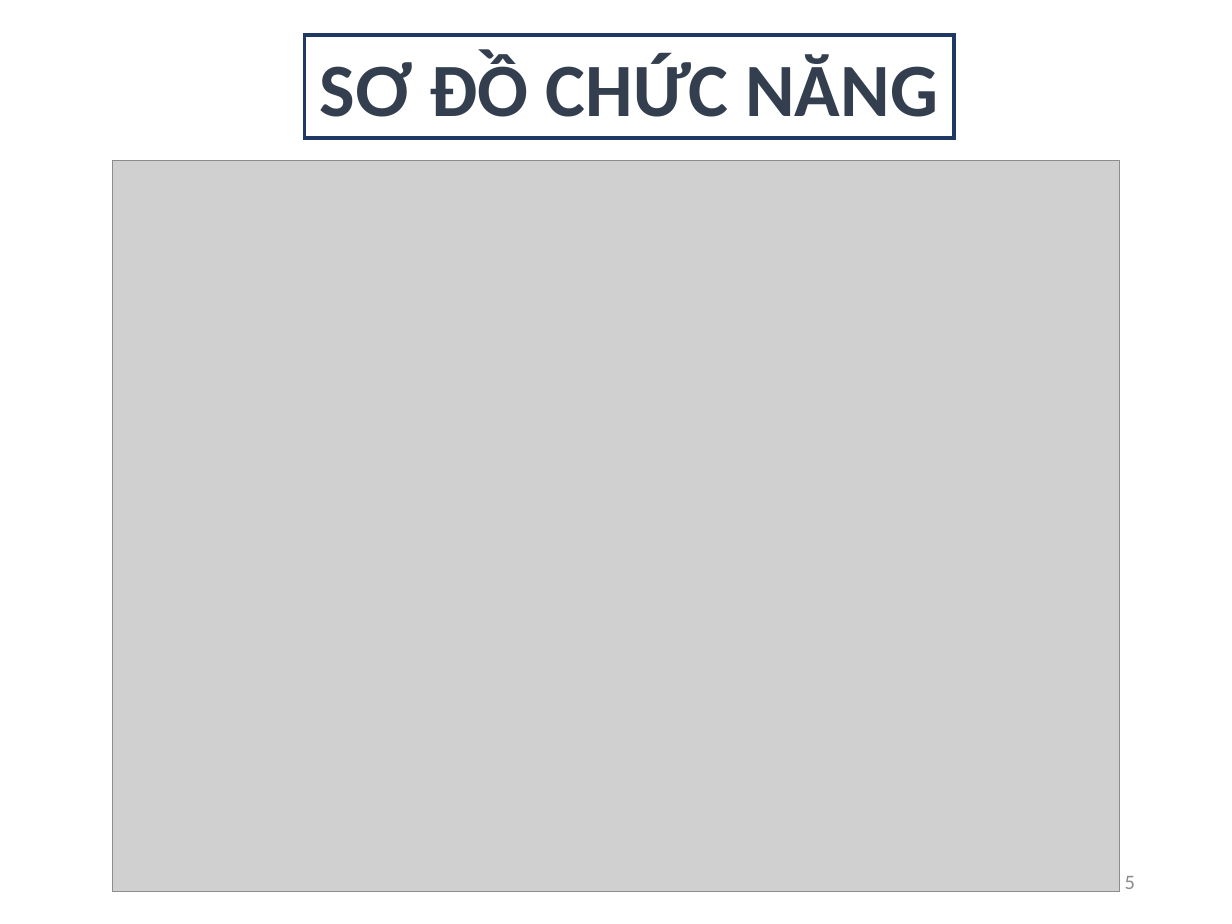
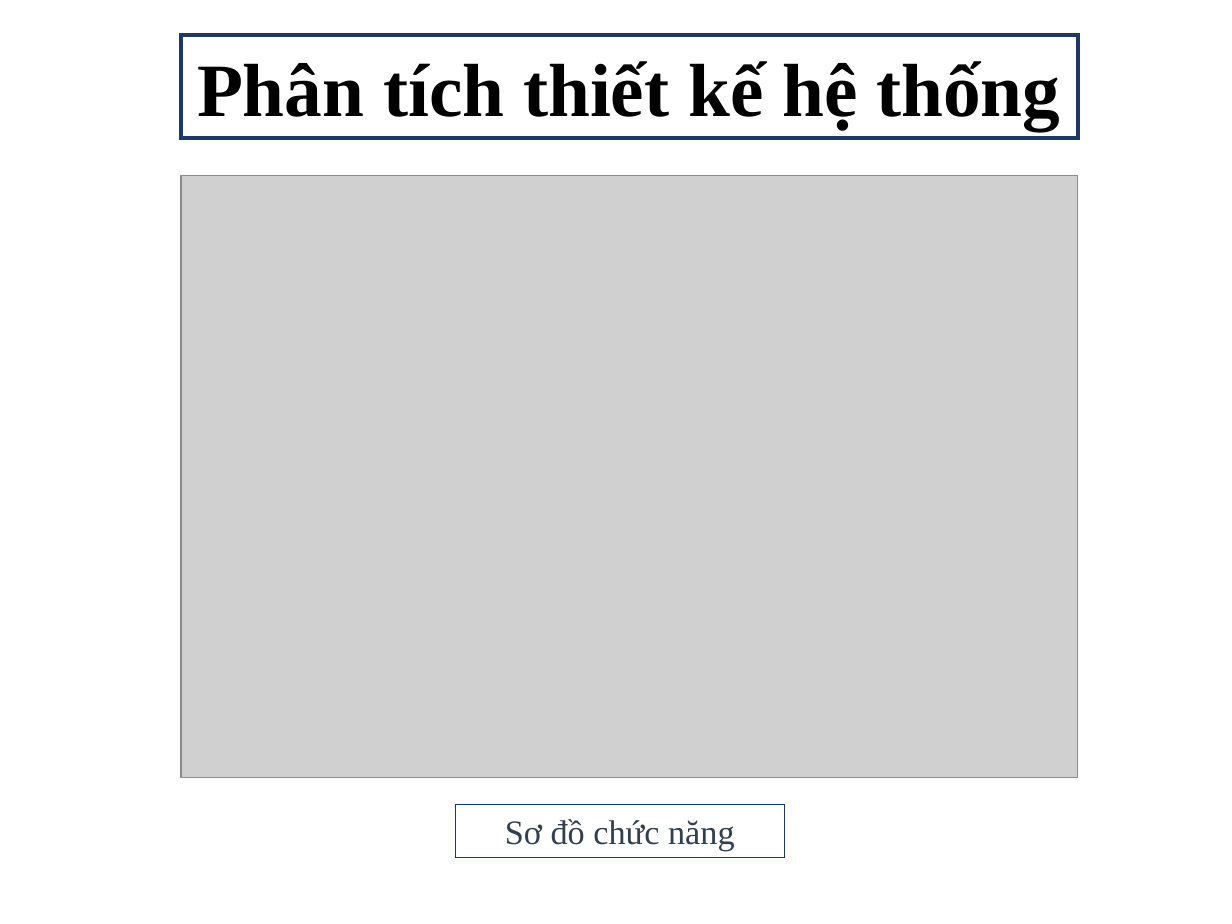
Before and after one commit to thienthanoliver/STU-luan-van-2017, a slide deck: slide 8 of BBBBBBBBBBBBB.pptx (slide 5 before the commit). Drawn at 1232x924 pixels with LibreOffice and Linux fonts; fonts in the diff are those of the drawing; grey boxes stand for pictures; background and template pictures are left out. Boxes give left, top, right and bottom in pixels: in the first picture for what was removed or moved away, otherwise in the second. Text is boxed around its words. In the diff, an @@ line names an element or a change of style, - is before the commit and + after.

```diff
--- a/BBBBBBBBBBBBB.pptx
+++ b/BBBBBBBBBBBBB.pptx
@@ rectangle added at (181,34,1078,138), fill #FFFFFF, outline #203864 2.25 pt, 44 pt, text #000000, bold @@
+Phân tích thiết kế hệ thống
@@ picture: place and size @@
-picture at (112,160,1119,891)
+picture at (181,176,1078,777)
@@ rectangle "Sơ đồ chức năng": place and size @@
-rectangle "Sơ đồ chức năng" at (304,34,954,138)
+rectangle "Sơ đồ chức năng" at (455,804,784,859)
@@ rectangle "Sơ đồ chức năng" at (455,804,784,859): outline #203864 2.25 pt to #203864 0.5 pt @@
@@ text in rectangle at (505,819,735,851): text changed; size 44 to 20 pt; font Calibri to Times New Roman; bold off @@
-SƠ ĐỒ CHỨC NĂNG
+Sơ đồ chức năng
@@ page number removed at (1125,876,1135,889) @@
-5
```
Also in this commit, not shown: 5 other slides changed, 5 slides added, 2 slides removed, 1 other file.
